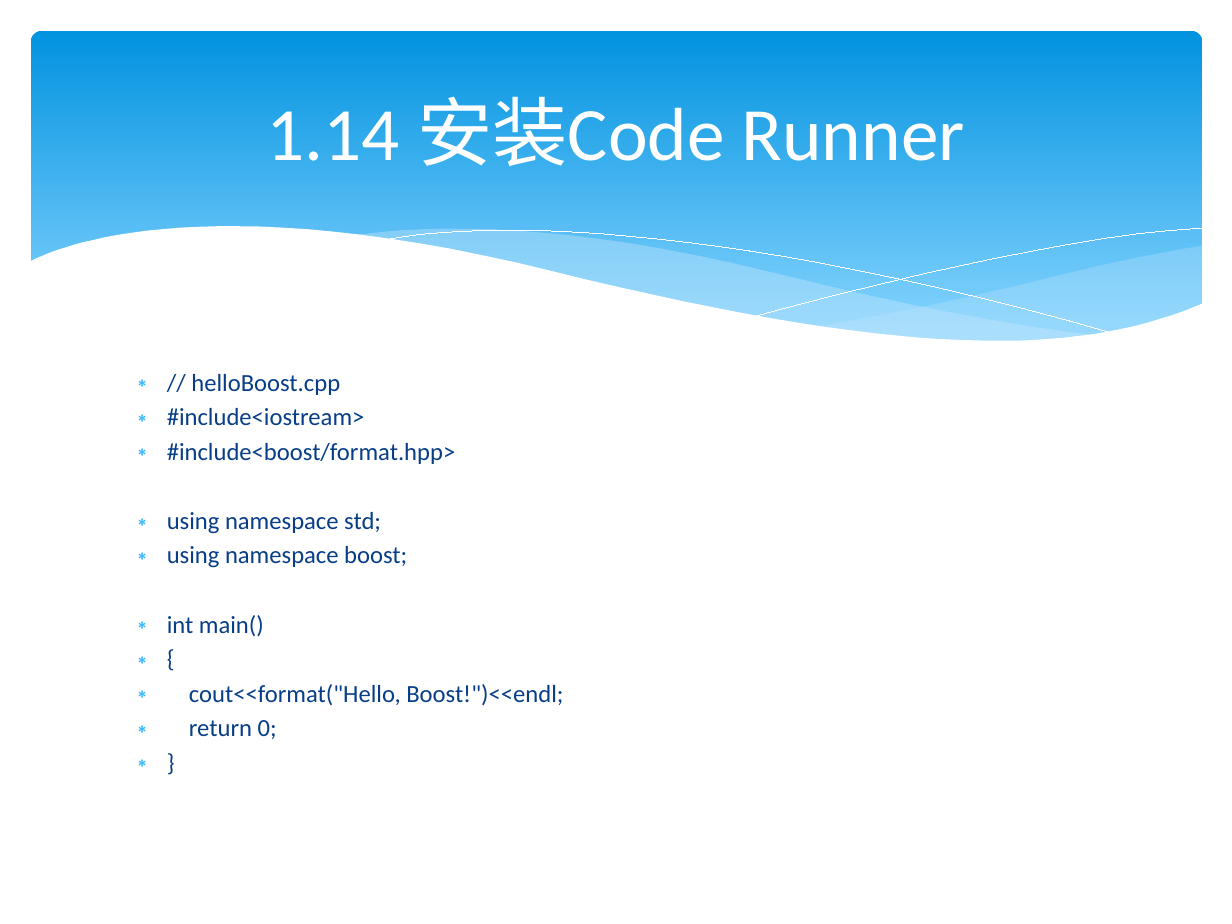
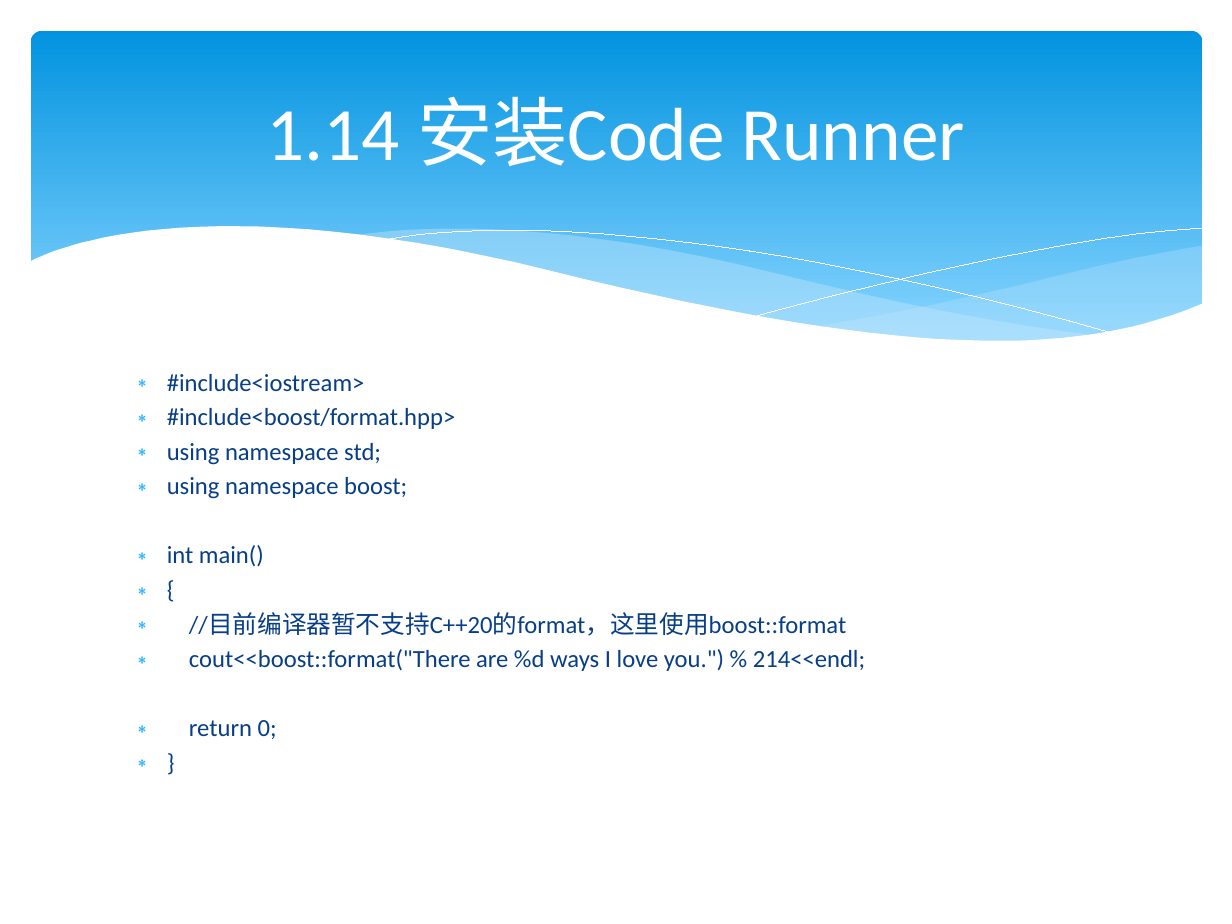
Before and after one commit to lamplight8/cpp, a slide deck: slide 134 of ppt/ch01_绪论_1.pptx (slide 131 before the commit). Drawn at 1232x924 pixels with LibreOffice and Linux fonts; fonts in the diff are those of the drawing. Boxes give left, top, right and bottom in pixels: in the first picture for what was removed or moved away, otherwise in the second. Text is boxed around its words. In the diff, an @@ line names an element or a change of style, - is before the commit and + after.

```diff
--- a/ppt/ch01_绪论_1.pptx
+++ b/ppt/ch01_绪论_1.pptx
@@ text at box(191, 374, 340, 395): paragraph removed @@
-∗ // helloBoost.cpp
@@ text at box(189, 613, 865, 671): text changed @@
-∗ cout<<format("Hello, Boost!")<<endl;
+∗ //目前编译器暂不支持C++20的format，这里使用boost::format
+∗ cout<<boost::format("There are %d ways I love you.") % 214<<endl;
```
Also in this commit, not shown: 27 other slides changed, 4 slides added.
